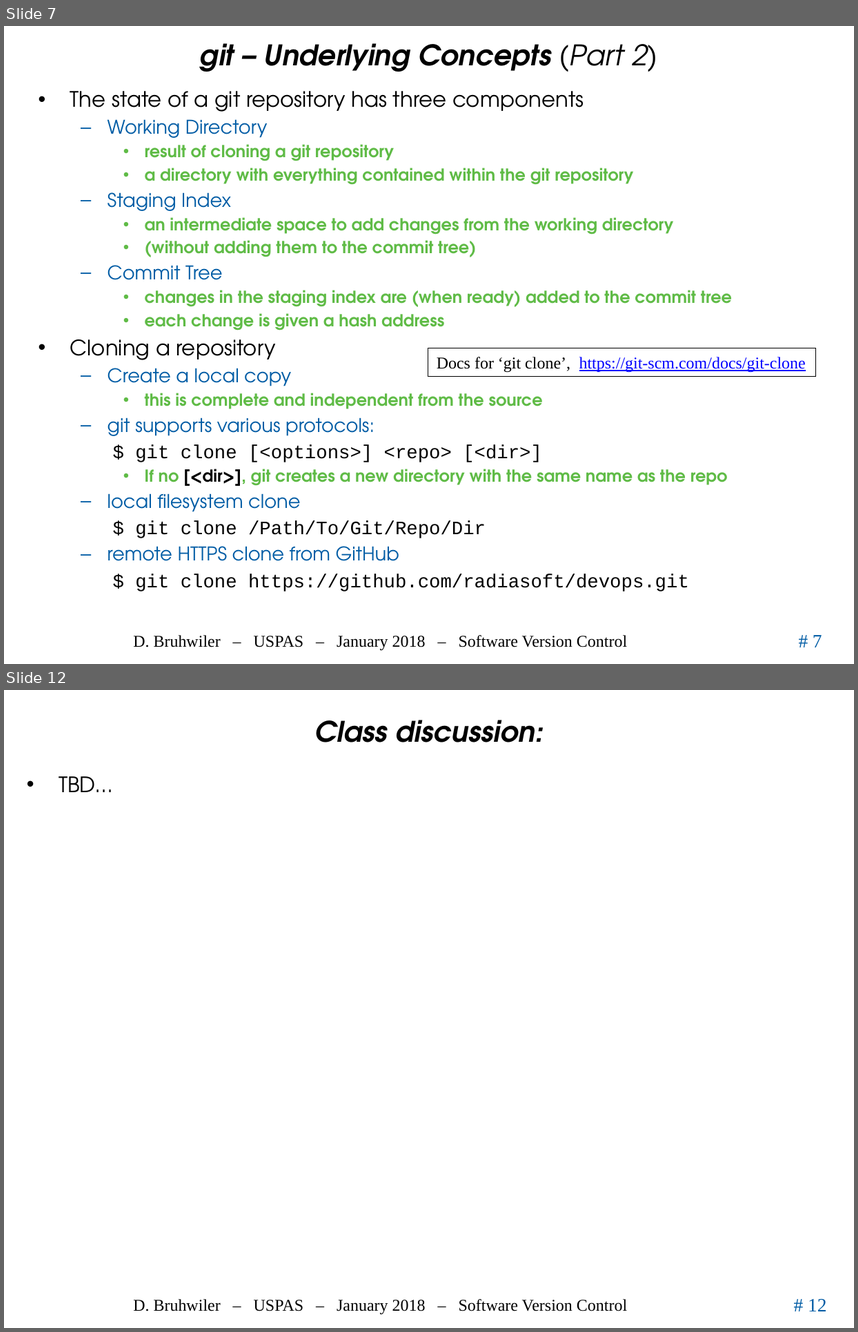
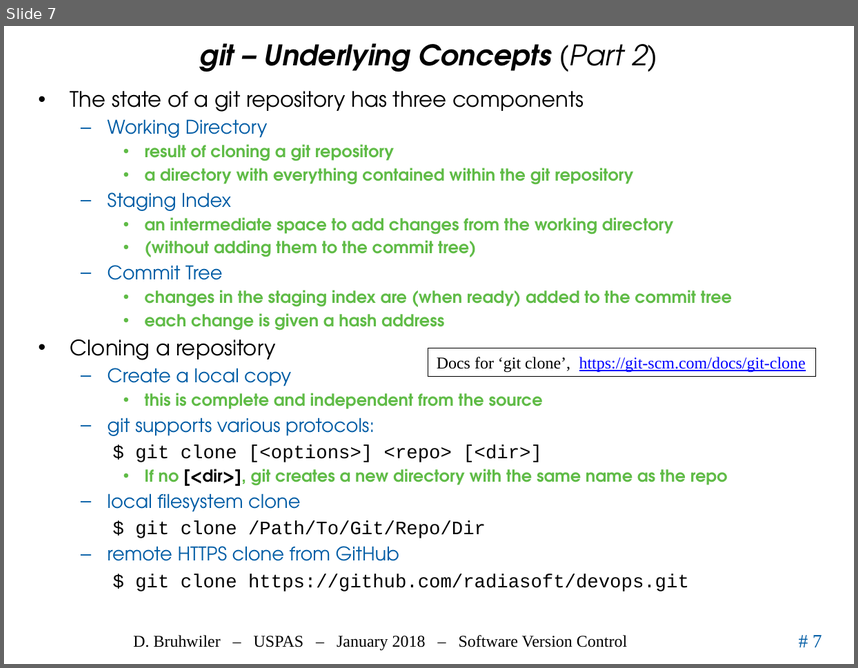
Before and after one commit to uspas/simbeamplasma18, a slide deck: software_version_control/02_VersionCont.pptx. Shown one above the other, each under a label of ours: slides 7 and 12 before the commit, slide 7 after it; the slides between them are not shown. The pictures are 858x1332 and 858x668 pixels, drawn with LibreOffice and Linux fonts; fonts in the diff are those of the drawing; background and template pictures are left out. Boxes give left, top, right and bottom in pixels: in the first picture for what was removed or moved away, otherwise in the second. Text is boxed around its words. In the diff, an @@ line names an element or a change of style, - is before the commit and + after.

```diff
--- a/software_version_control/02_VersionCont.pptx
+++ b/software_version_control/02_VersionCont.pptx
@@ slide 12 removed at [4,690,854,1328], background #FFFFFF; not listed: 3 template elements that a slide beside it also shows @@
@@ title removed at [315,720,543,742] @@
-Class discussion:
@@ text removed at [59,776,113,792] @@
-• TBD…
```
Also in this commit, not shown: 6 slides changed, 7 slides added, 1 other slide removed, 2 other files.
